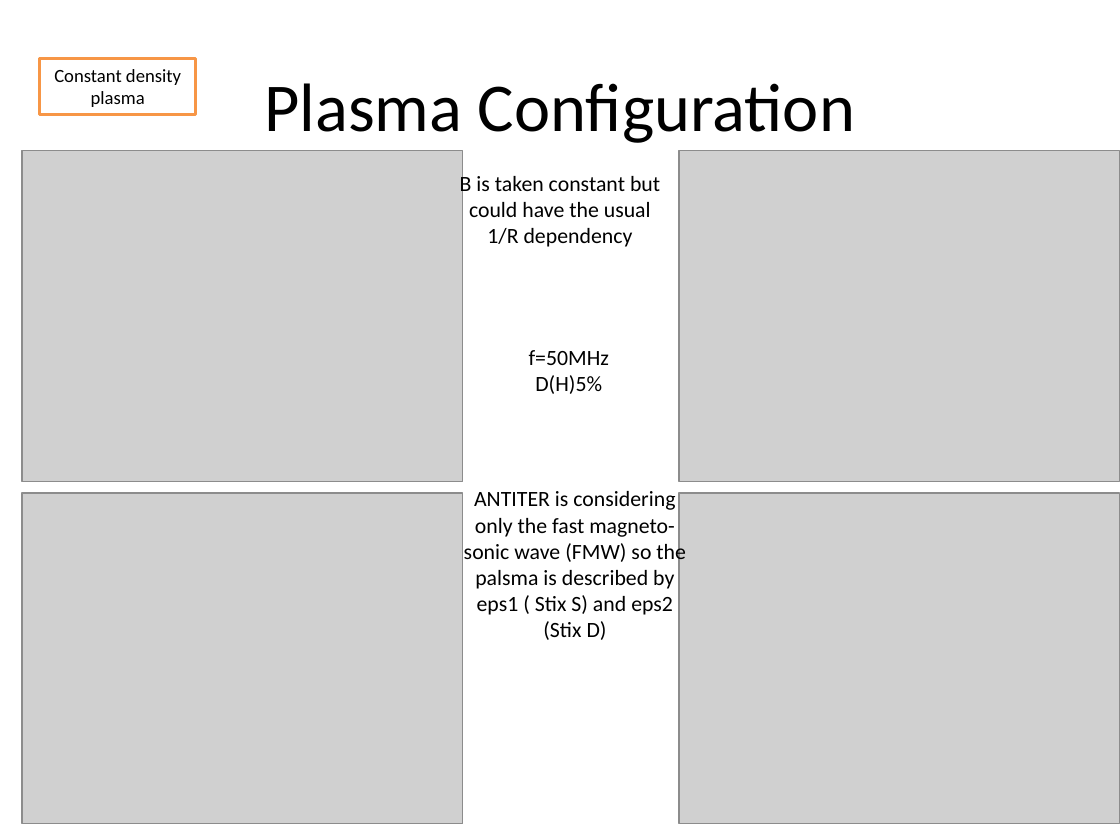
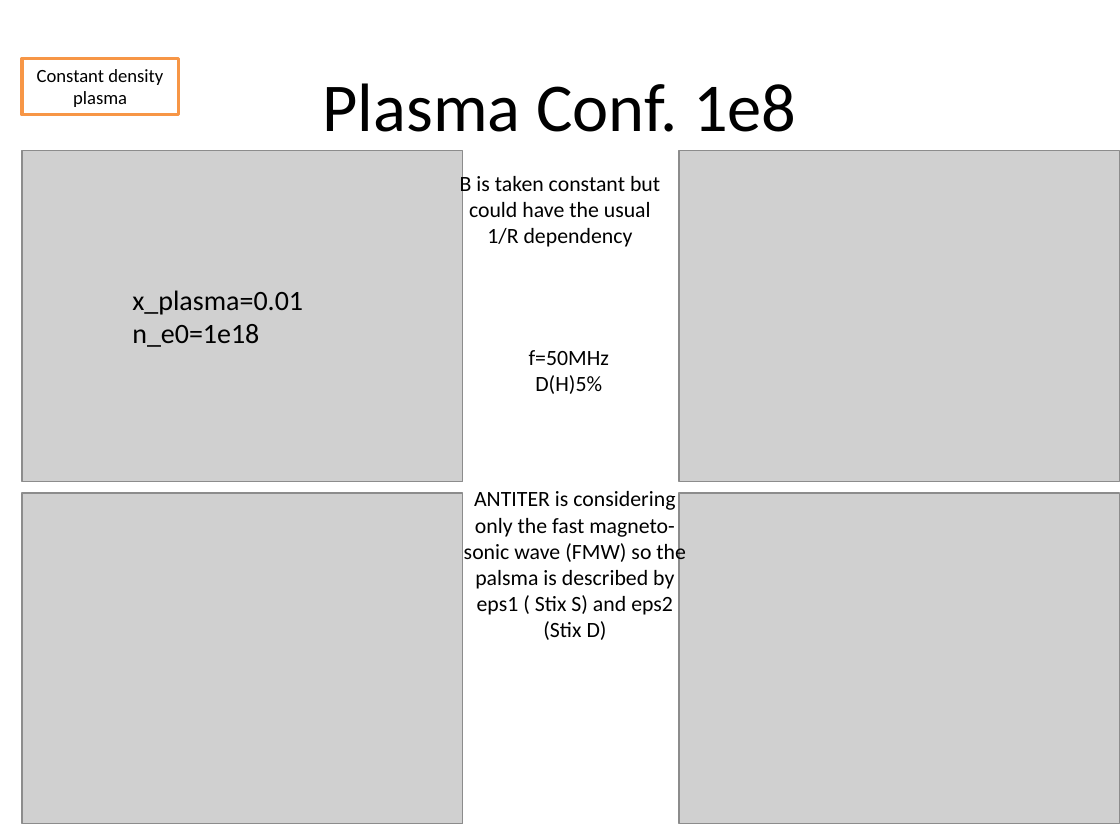
Before and after one commit to jhillairet/SOFT2018_Cold_Plasma_Modeling, a slide deck: slide 6 of Test Configurations/Test Geometries.pptx. Drawn at 1120x840 pixels with LibreOffice and Linux fonts; fonts in the diff are those of the drawing; grey boxes stand for pictures. Boxes give left, top, right and bottom in pixels: in the first picture for what was removed or moved away, otherwise in the second. Text is boxed around its words. In the diff, an @@ line names an element or a change of style, - is before the commit and + after.

```diff
--- a/Test Configurations/Test Geometries.pptx
+++ b/Test Configurations/Test Geometries.pptx
@@ rectangle "Constant density plasma": place and size @@
-rectangle "Constant density plasma" at <box>39,58,196,114</box>
+rectangle "Constant density plasma" at <box>22,58,179,114</box>
@@ title at <box>323,83,796,132</box>: text changed @@
-Plasma Configuration
+Plasma Conf. 1e8
@@ text added at <box>132,290,303,347</box>, 18 pt, text #000000 @@
+x_plasma=0.01
+n_e0=1e18
```
Also in this commit, not shown: 9 other slides changed, 11 slides added, 2 slides removed, 4 other files.
